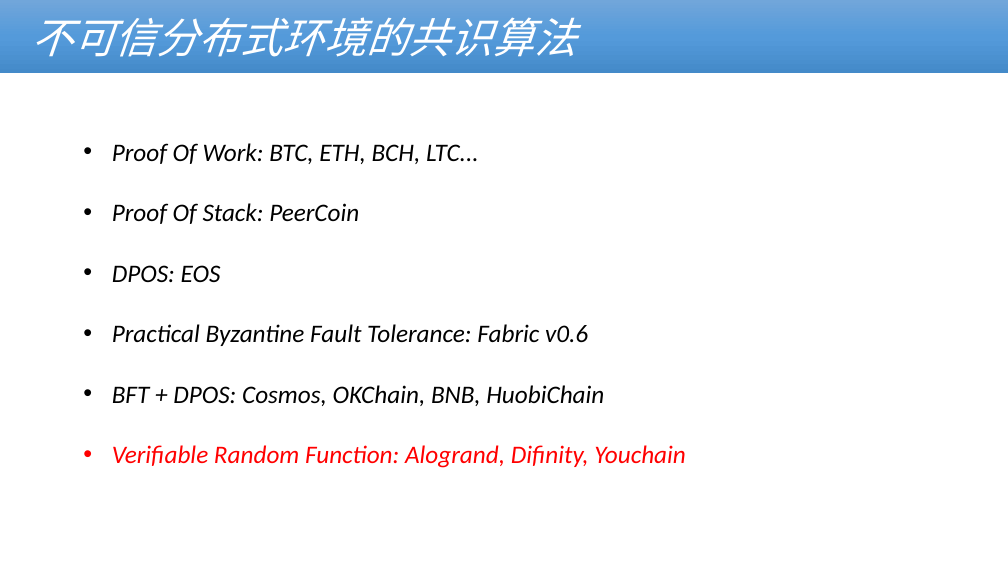
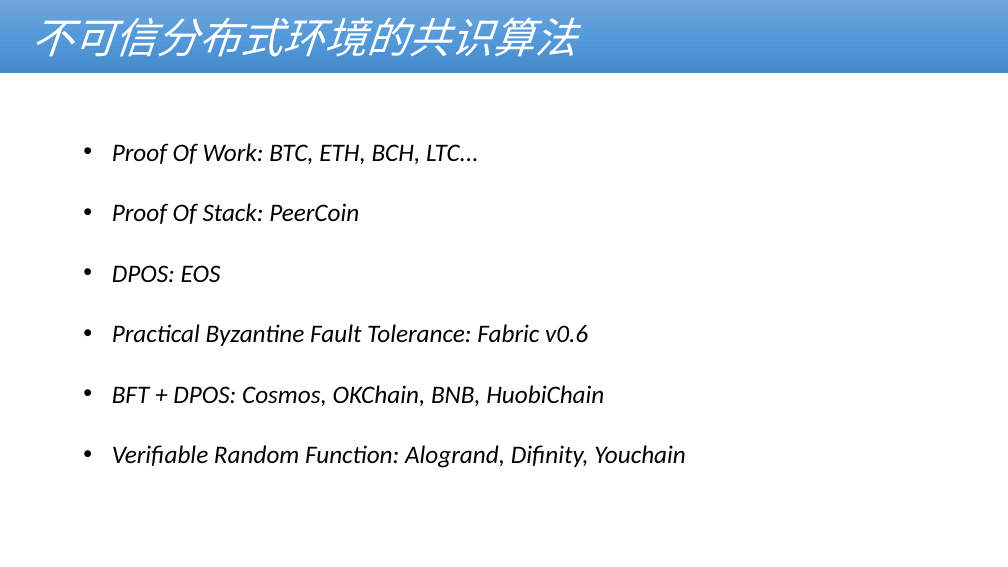
Before and after one commit to cmdpos/gaia, a slide deck: slide 11 of ppt/blockchain-dex.pptx. Drawn at 1008x567 pixels with LibreOffice and Linux fonts; fonts in the diff are those of the drawing; background and template pictures are left out. Boxes give left, top, right and bottom in pixels: in the first picture for what was removed or moved away, otherwise in the second. Text is boxed around its words. In the diff, an @@ line names an element or a change of style, - is before the commit and + after.

```diff
--- a/ppt/blockchain-dex.pptx
+++ b/ppt/blockchain-dex.pptx
@@ text at (x1=112, y1=445, x2=686, y2=468): text colour #FF0000 to #000000 in "Verifiable Random Function: Alogrand, Difinity, Youchain" @@
```
Also in this commit, not shown: 8 other slides changed.
